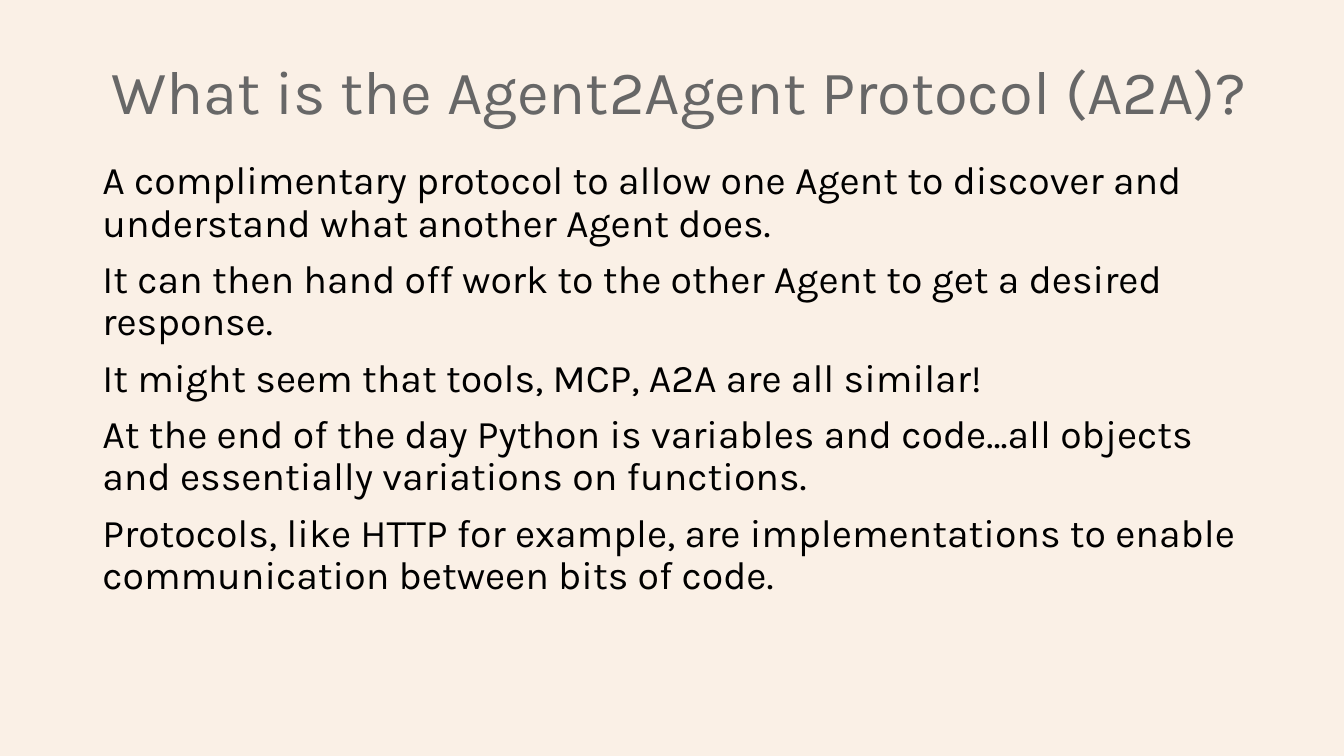
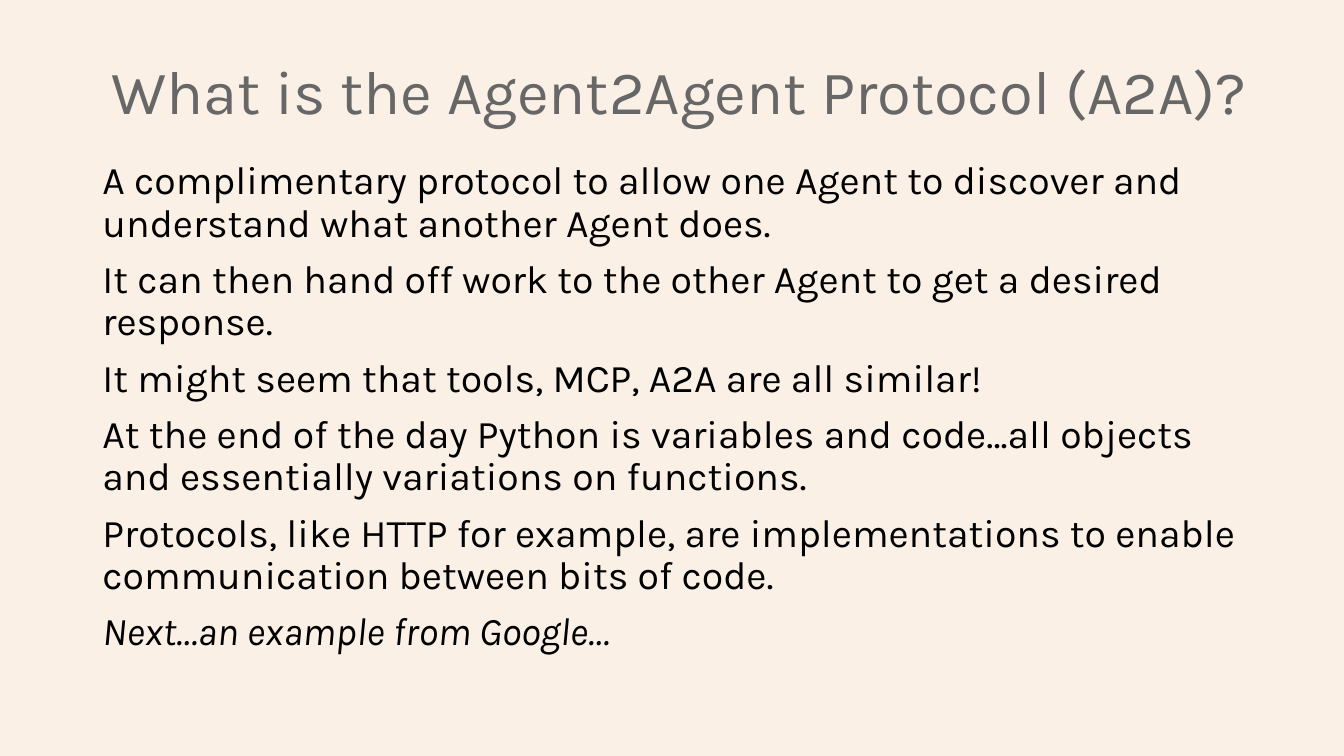
Before and after one commit to Python-Test-Engineer/earl2025, a slide deck: slide 17 of AI_Agents_in_the_Data_Pipeline.pptx. Drawn at 1344x756 pixels with LibreOffice and Linux fonts; fonts in the diff are those of the drawing. Boxes give left, top, right and bottom in pixels: in the first picture for what was removed or moved away, otherwise in the second. Text is boxed around its words. In the diff, an @@ line names an element or a change of style, - is before the commit and + after.

Commit message:
add google crm agent

```diff
--- a/AI_Agents_in_the_Data_Pipeline.pptx
+++ b/AI_Agents_in_the_Data_Pipeline.pptx
@@ text at box(102, 618, 609, 655): paragraph added @@
+Next…an example from Google…
```
Also in this commit, not shown: 1 other slide changed, 2 slides added, 3 other files.
